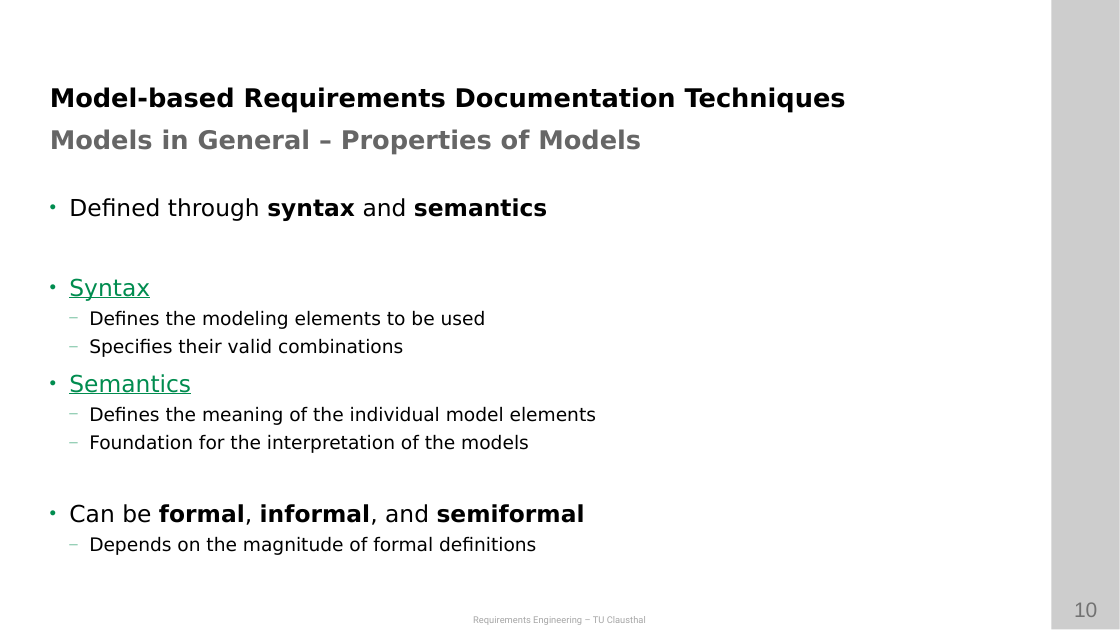
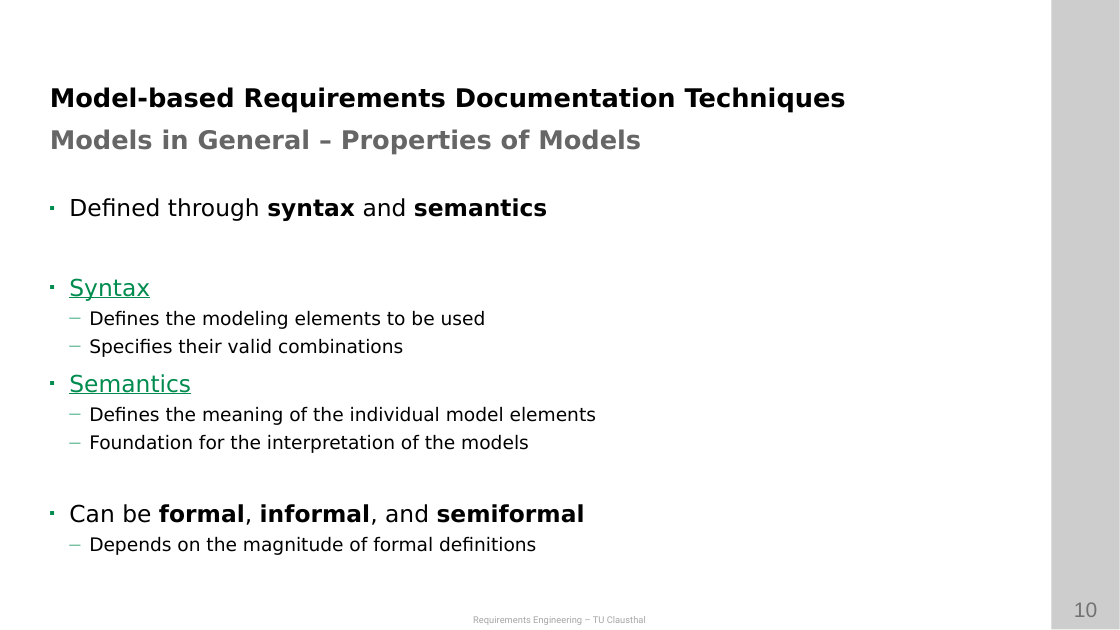
Before and after one commit to ETCE-LAB/teaching-material, a slide deck: slide 10 of Requirements-Engineering/RE-L08-Documentation--Model-based.pptx. Drawn at 1120x630 pixels with LibreOffice and Linux fonts; fonts in the diff are those of the drawing; background and template pictures are left out. Boxes give left, top, right and bottom in pixels: in the first picture for what was removed or moved away, otherwise in the second. Text is boxed around its words. In the diff, an @@ line names an element or a change of style, - is before the commit and + after.

```diff
--- a/Requirements-Engineering/RE-L08-Documentation--Model-based.pptx
+++ b/Requirements-Engineering/RE-L08-Documentation--Model-based.pptx
@@ text "Defined through syntax and semantics" at bbox=[69, 198, 596, 555]: bullet • to ◾ @@
```
Also in this commit, not shown: 33 other slides changed, 1 other file.
